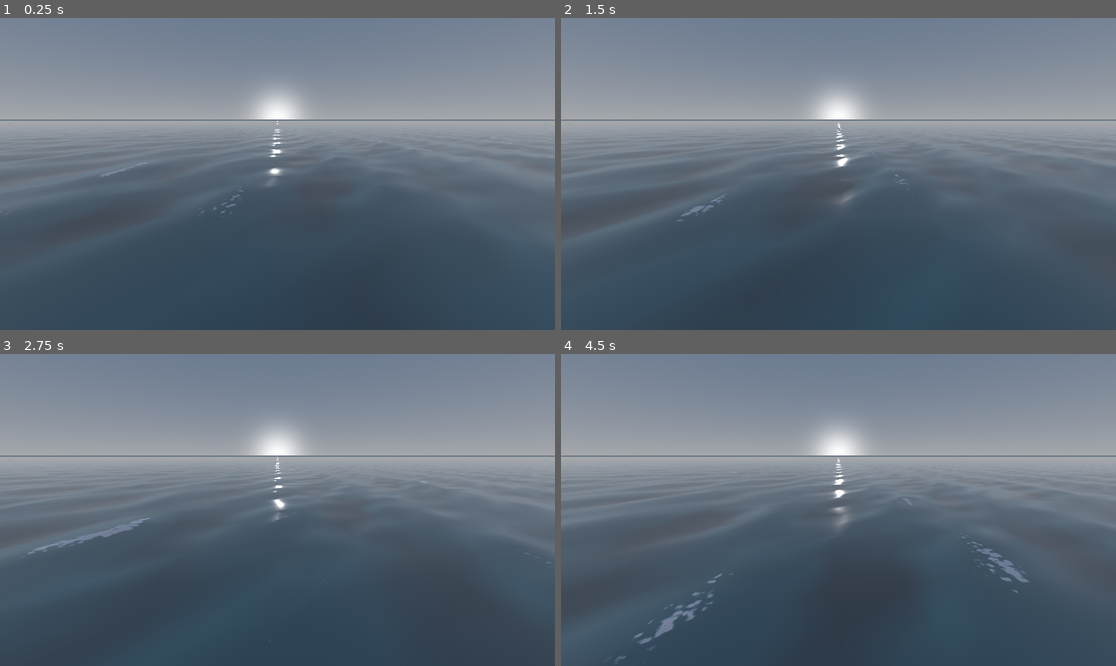
Above: before the commit, frames 1-4 (two rows, left to right).
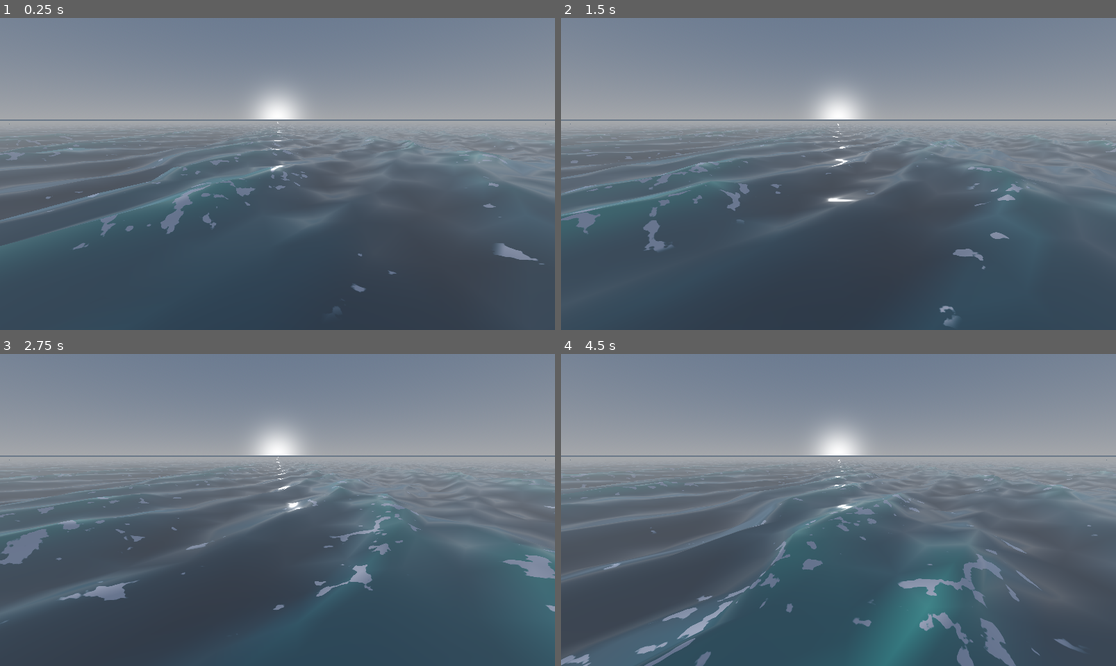
Above: after the commit, the same moments.

Repository: UrHighnez/ocean-simulation
Game: Godot game, scene res://world.tscn
Two runs of this game, one before a commit and one after it. Both use one fixed random seed, a clock stepped at 60 frames per second and the inputs below.
Inputs:
- Up to frame 1 (0.25 s): no input
- Up to frame 2 (1.5 s): no input
- Up to frame 3 (2.75 s): no input
- Up to frame 4 (4.5 s): no input

The runs differ from the first frame. In frame 1, 3.8% of the frame differs, in the area x 0-100%, y 32-94%; in frame 2, 3.6%; in frame 3, 4.2%; in frame 4, 11%, in the area x 0-100%, y 33-100%.

Commit message:
add water color layer

Diff:
--- a/ocean.gdshader
+++ b/ocean.gdshader
@@ -1,74 +1,93 @@
 shader_type spatial;
+render_mode blend_mix, depth_draw_opaque, cull_back, diffuse_burley, specular_schlick_ggx;
 
-uniform vec3 color_deep : source_color = vec3(0.05, 0.15, 0.3);
-uniform vec3 color_shallow : source_color = vec3(0.1, 0.4, 0.6);
+// --- UNIFORMS: FARBEN & UMGEBUNG ---
+uniform vec3 color_deep : source_color = vec3(0.07, 0.25, 0.34);
+uniform vec3 color_mid : source_color = vec3(0.14, 0.44, 0.51);
+uniform vec3 color_crest : source_color = vec3(0.19, 0.72, 0.67);
+
 uniform vec3 color_foam : source_color = vec3(0.9, 0.9, 0.95);
 uniform vec3 horizon_color : source_color = vec3(0.5, 0.6, 0.7);
 
-uniform float foam_level = 0.08;
-uniform float deep_level = -0.05;
-uniform float time_scale = 0.1;
+uniform float deep_level = -0.5;
+uniform float depth_blend_range = 1.0;
+uniform float crest_blend_offset = 0.5;
 
-uniform vec4 wave_a = vec4(5.1, 0.3, 1.7, 52);
-uniform vec4 wave_b = vec4(0.43, 0.31, 0.077, 3.1);
+// --- UNIFORMS: WELLEN-GEOMETRIE ---
+uniform vec4 wave_a = vec4(5.1, 0.3, 0.3, 11.7);
+uniform vec4 wave_b = vec4(0.43, 0.31, 0.15, 3.1);
 uniform vec4 wave_c = vec4(-0.12, 0.13, 0.054, 2.3);
+uniform float time_scale = 0.5;
 
+// --- UNIFORMS: FADING & EFFEKTE ---
 uniform float fade_start = 30.0;
 uniform float fade_end = 80.0;
 
-uniform sampler2D wave_noise;
+uniform sampler2D wave_noise : hint_default_black;
 uniform float noise_scale = 0.02;
 
-uniform sampler2D foam_noise; // Die Textur für die Risse im Schaum
-uniform float foam_noise_scale = 0.2; // Wie klein/fein die Risse sind
-uniform float foam_distortion = 0.08; // Wie stark der Rand zerfetzt wird
+// --- UNIFORMS: GISCHT ---
+uniform sampler2D foam_noise : hint_default_white;
+uniform float foam_noise_scale = 0.3;
+uniform float foam_level = 0.15;
+uniform float foam_edge_softness = 0.1;
+uniform float foam_sparseness = 3.0;
 
+// --- PERFORMANCE: GISCHT-AUSBLENDUNG IN DER FERNE ---
+uniform float foam_max_render_distance = 60.0;
+uniform float foam_proximity_fade_margin = 15.0;
+
+// --- VARYINGS ---
 varying float wave_height_var;
 varying float horizon_fade_var;
 varying vec2 world_xz_var;
+varying float vertex_dist_var;
+varying float foam_potential_var; // NEU: Gischt-Wahrscheinlichkeit aus dem Vertex-Shader
 
+// --- HELFERFUNKTIONEN ---
 vec3 gerstner_wave(vec4 wave, vec3 p, float time, float multiplier, float phase_offset) {
-    float steepness = wave.z * multiplier;
+    float amplitude = wave.z * multiplier;
     float wavelength = wave.w;
+
+    if (wavelength <= 0.01) { return vec3(0.0); }
 
     float k = 2.0 * PI / wavelength;
     float c = sqrt(9.8 / k);
     vec2 d = normalize(wave.xy);
 
+    if (length(wave.xy) < 0.01) { d = vec2(1.0, 0.0); }
+
     float f = k * (dot(d, p.xz) - c * time * time_scale) + phase_offset;
-    float a = steepness / k;
 
     return vec3(
-        d.x * (a * cos(f)),
-        a * sin(f),
-        d.y * (a * cos(f))
+        d.x * (amplitude * cos(f)),
+        amplitude * sin(f),
+        d.y * (amplitude * cos(f))
     );
 }
 
 vec3 get_wave_displacement(vec3 p, float time, float multiplier, float phase_offset) {
     vec3 d = vec3(0.0);
-    // Wir multiplizieren die Zeit für Welle B und C minimal (z.B. * 1.1),
-    // damit sie nicht für immer synchron mit Welle A laufen.
     d += gerstner_wave(wave_a, p, time, multiplier, phase_offset);
     d += gerstner_wave(wave_b, p, time * 1.1, multiplier, phase_offset * 1.2);
     d += gerstner_wave(wave_c, p, time * 0.9, multiplier, phase_offset * 1.5);
     return d;
 }
 
+// --- VERTEX SHADER ---
 void vertex() {
     vec3 world_pos = (MODEL_MATRIX * vec4(VERTEX, 1.0)).xyz;
     world_xz_var = world_pos.xz;
+
+    float dist = distance(world_pos, CAMERA_POSITION_WORLD);
+    vertex_dist_var = dist;
 
     vec2 noise_uv = world_pos.xz * noise_scale + (TIME * 0.01);
     float noise_val = texture(wave_noise, noise_uv).r;
 
     float height_multiplier = mix(0.3, 1.5, noise_val);
-
-    // Wir wandeln den Noise (0.0 bis 1.0) in eine Verzerrung um (-0.5 bis 0.5)
-    // und multiplizieren sie z.B. mit 3.0, um die Rillen stark zu verbiegen.
     float phase_warp = (noise_val - 0.5) * 3.0;
 
-    // Wir übergeben den Warp an die Verschiebungs-Berechnung
     vec3 displacement = get_wave_displacement(world_pos, TIME, height_multiplier, phase_warp);
 
     float e = 0.1;
@@ -85,39 +104,70 @@
     vec3 smooth_normal = normalize(cross(p2 - p0, p1 - p0));
     NORMAL = (inverse(MODEL_MATRIX) * vec4(smooth_normal, 0.0)).xyz;
 
-    float dist = distance(world_pos, CAMERA_POSITION_WORLD);
+    // Schaumpotenzial im Vertex-Shader berechnen
+    // Erzeugt Werte von x bis y, abhängig davon wie nah die Welle an ihrer Maximalhöhe ist.
+    float crest_pot = smoothstep(0.1, 0.6, displacement.y);
+    // Nutzt die Weltraum-Normale. Je flacher die Welle, desto näher ist smooth_normal.xz an vec2(0.0).
+    float slope_pot = smoothstep(0.1, 0.6, length(smooth_normal.xz));
+
+    foam_potential_var = clamp(crest_pot + slope_pot, 0.0, 1.0);
+
     float fade = 1.0 - smoothstep(fade_start, fade_end, dist);
     displacement *= fade;
+    horizon_fade_var = smoothstep(fade_start, fade_end, dist);
 
-    horizon_fade_var = smoothstep(fade_start, fade_end, dist);
     wave_height_var = displacement.y;
 
     vec3 new_world_pos = world_pos + displacement;
     VERTEX = (inverse(MODEL_MATRIX) * vec4(new_world_pos, 1.0)).xyz;
 }
 
+// --- FRAGMENT SHADER ---
 void fragment() {
-    float depth_mix = smoothstep(deep_level, 0.0, wave_height_var);
-    vec3 albedo_color = mix(color_deep, color_shallow, depth_mix);
+    // 1. Übergang: Von den tiefen Tälern zur Mitte der Welle
+    // Wir nutzen die erste Hälfte der Blend-Range
+    float mix_low = smoothstep(deep_level, deep_level + (depth_blend_range * 0.6), wave_height_var);
 
-    // 1. Noise-Textur auslesen. Wir addieren TIME, damit der Schaum dynamisch "blubbert".
-    float f_noise = texture(foam_noise, world_xz_var * foam_noise_scale + (TIME * 0.05)).r;
+    // 2. Übergang: Von der Mitte zu den leuchtenden Kämmen (Subsurface-Effekt)
+    // Wir starten den Übergang etwas später, damit nur die Spitzen leuchten
+    float mix_high = smoothstep(deep_level + (depth_blend_range * crest_blend_offset), deep_level + depth_blend_range, wave_height_var);
 
-    // 2. Den Noise in eine Verzerrung umwandeln (von -0.5 bis +0.5)
-    float edge_distortion = (f_noise - 0.5) * foam_distortion;
+    // Farben mischen
+    vec3 albedo_color = mix(color_deep, color_mid, mix_low);
+    albedo_color = mix(albedo_color, color_crest, mix_high);
 
-    // 3. Den Schwellenwert (foam_level) mit der Verzerrung manipulieren
-    float foam_limit = foam_level + edge_distortion;
+    float foam_mix = 0.0;
 
-    // 4. Die scharfe, aber nun gezackte Kante zeichnen
-    float foam_mix = smoothstep(foam_limit - 0.02, foam_limit, wave_height_var);
+    if (vertex_dist_var < foam_max_render_distance) {
+
+        float proximity_fade = 1.0 - smoothstep(foam_max_render_distance - foam_proximity_fade_margin, foam_max_render_distance, vertex_dist_var);
+
+        vec2 noise_uv1 = world_xz_var * foam_noise_scale + (TIME * 0.04);
+        vec2 noise_uv2 = world_xz_var * (foam_noise_scale * 1.2) - (TIME * 0.03);
+        float f_noise1 = texture(foam_noise, noise_uv1).r;
+        float f_noise2 = texture(foam_noise, noise_uv2).r;
+
+        float combined_noise = f_noise1 * f_noise2;
+        combined_noise = smoothstep(0.2, 0.5, combined_noise);
+
+        // Dynamische Dichte (Sparseness)
+        float dynamic_sparseness = mix(foam_sparseness, 1.0, foam_potential_var);
+        combined_noise = pow(combined_noise, dynamic_sparseness);
+
+        // Wahrscheinlichkeit
+        float final_foam_value = combined_noise * foam_potential_var;
+
+        // Dynamischer Schwellenwert
+        float dynamic_level = mix(foam_level + 0.1, foam_level - 0.05, foam_potential_var);
+
+        foam_mix = smoothstep(dynamic_level, dynamic_level + foam_edge_softness, final_foam_value);
+        foam_mix *= proximity_fade;
+    }
 
     albedo_color = mix(albedo_color, color_foam, foam_mix);
-
-    // Horizont
     albedo_color = mix(albedo_color, horizon_color, horizon_fade_var);
 
     ALBEDO = albedo_color;
-    ROUGHNESS = 0.1;
+    ROUGHNESS = 0.05;
     SPECULAR = 0.5;
 }
--- a/ocean_manager.gd
+++ b/ocean_manager.gd
@@ -33,7 +33,7 @@
 	chunk.material_override = water_material
 	chunks[grid_pos] = chunk
 
-func _process(delta):
+func _process(_delta):
 	if not camera: return
 
 	# Finde heraus, in welchem Chunk (Grid-Koordinate) sich die Kamera aktuell befindet
--- a/water_material.tres
+++ b/water_material.tres
@@ -4,7 +4,6 @@
 
 [sub_resource type="FastNoiseLite" id="FastNoiseLite_pmio7"]
 noise_type = 2
-frequency = 0.05
 
 [sub_resource type="NoiseTexture2D" id="NoiseTexture2D_mcwpg"]
 noise = SubResource("FastNoiseLite_pmio7")
@@ -19,20 +18,26 @@
 [resource]
 render_priority = 0
 shader = ExtResource("1_pmio7")
-shader_parameter/color_deep = Color(0.070236586, 0.2600043, 0.3396959, 1)
-shader_parameter/color_shallow = Color(0.14765078, 0.44243854, 0.5150507, 1)
+shader_parameter/color_deep = Color(0.07, 0.25, 0.34, 1)
+shader_parameter/color_mid = Color(0.14, 0.44, 0.51, 1)
+shader_parameter/color_crest = Color(0.19, 0.72, 0.67, 1)
 shader_parameter/color_foam = Color(0.9, 0.9, 0.95, 1)
 shader_parameter/horizon_color = Color(0.5, 0.6, 0.7, 1)
-shader_parameter/foam_level = 0.13
-shader_parameter/deep_level = -0.125
+shader_parameter/deep_level = -0.5
+shader_parameter/depth_blend_range = 1.0
+shader_parameter/crest_blend_offset = 0.5
+shader_parameter/wave_a = Vector4(5.1, 0.3, 0.3, 11.7)
+shader_parameter/wave_b = Vector4(0.43, 0.31, 0.15, 3.1)
+shader_parameter/wave_c = Vector4(-0.12, 0.13, 0.054, 2.3)
 shader_parameter/time_scale = 0.5
-shader_parameter/wave_a = Vector4(0.5, 0, 0.1, 5)
-shader_parameter/wave_b = Vector4(0.4, 0.3, 0.075, 3)
-shader_parameter/wave_c = Vector4(-0.1, 0.15, 0.05, 2)
 shader_parameter/fade_start = 30.0
 shader_parameter/fade_end = 80.0
 shader_parameter/wave_noise = SubResource("NoiseTexture2D_6lqol")
 shader_parameter/noise_scale = 0.02
 shader_parameter/foam_noise = SubResource("NoiseTexture2D_mcwpg")
-shader_parameter/foam_noise_scale = 0.2
-shader_parameter/foam_distortion = 0.1
+shader_parameter/foam_noise_scale = 0.3
+shader_parameter/foam_level = 0.15
+shader_parameter/foam_edge_softness = 0.1
+shader_parameter/foam_sparseness = 3.0
+shader_parameter/foam_max_render_distance = 60.0
+shader_parameter/foam_proximity_fade_margin = 15.0
